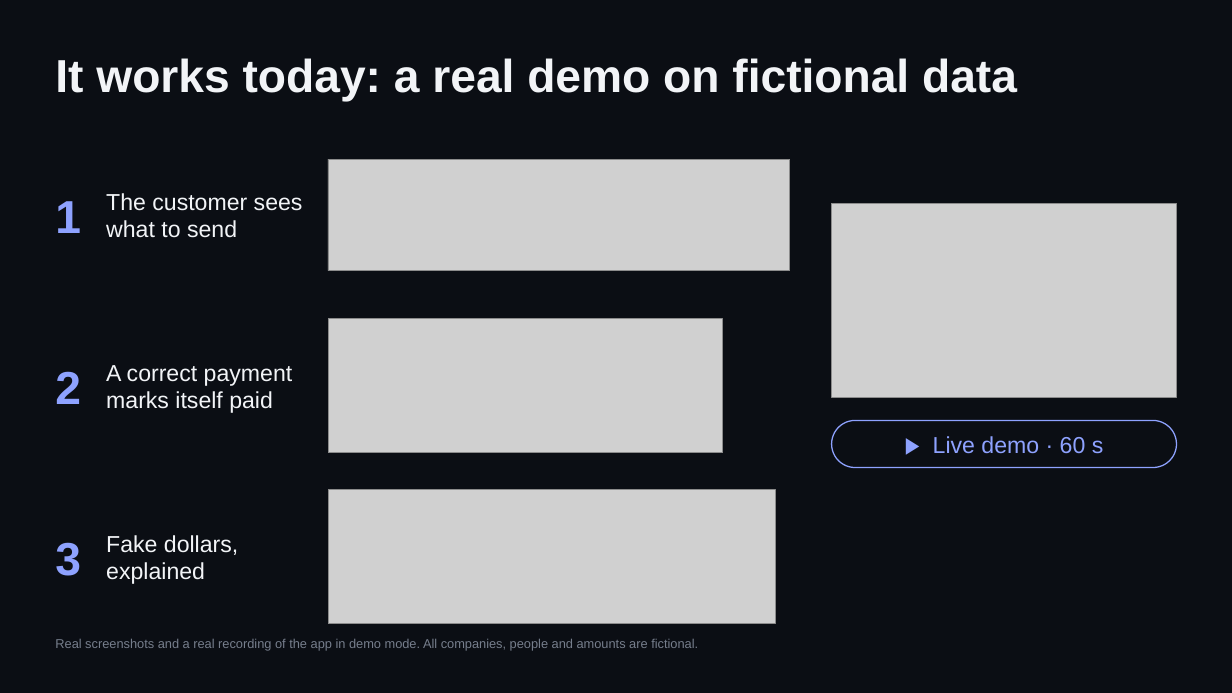
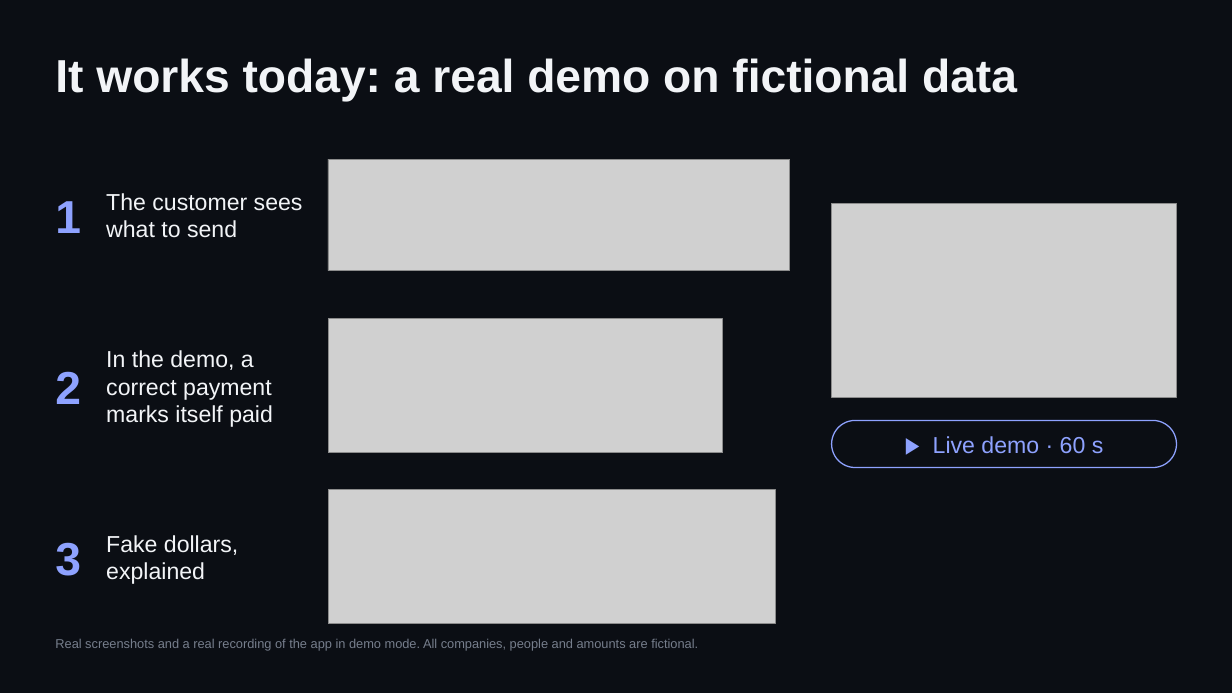
Before and after one commit to trysarathy/investigation-desk, a slide deck: slide 4 of pitch/Clearline_Pitch_Deck_10.pptx. Drawn at 1232x693 pixels with LibreOffice and Linux fonts; fonts in the diff are those of the drawing; grey boxes stand for pictures. Boxes give left, top, right and bottom in pixels: in the first picture for what was removed or moved away, otherwise in the second. Text is boxed around its words. In the diff, an @@ line names an element or a change of style, - is before the commit and + after.

```diff
--- a/pitch/Clearline_Pitch_Deck_10.pptx
+++ b/pitch/Clearline_Pitch_Deck_10.pptx
@@ text at bbox=[106, 350, 273, 427]: text changed @@
-A correct payment marks itself paid
+In the demo, a correct payment marks itself paid
```
Also in this commit, not shown: 1 other slide changed, 13 other files.
